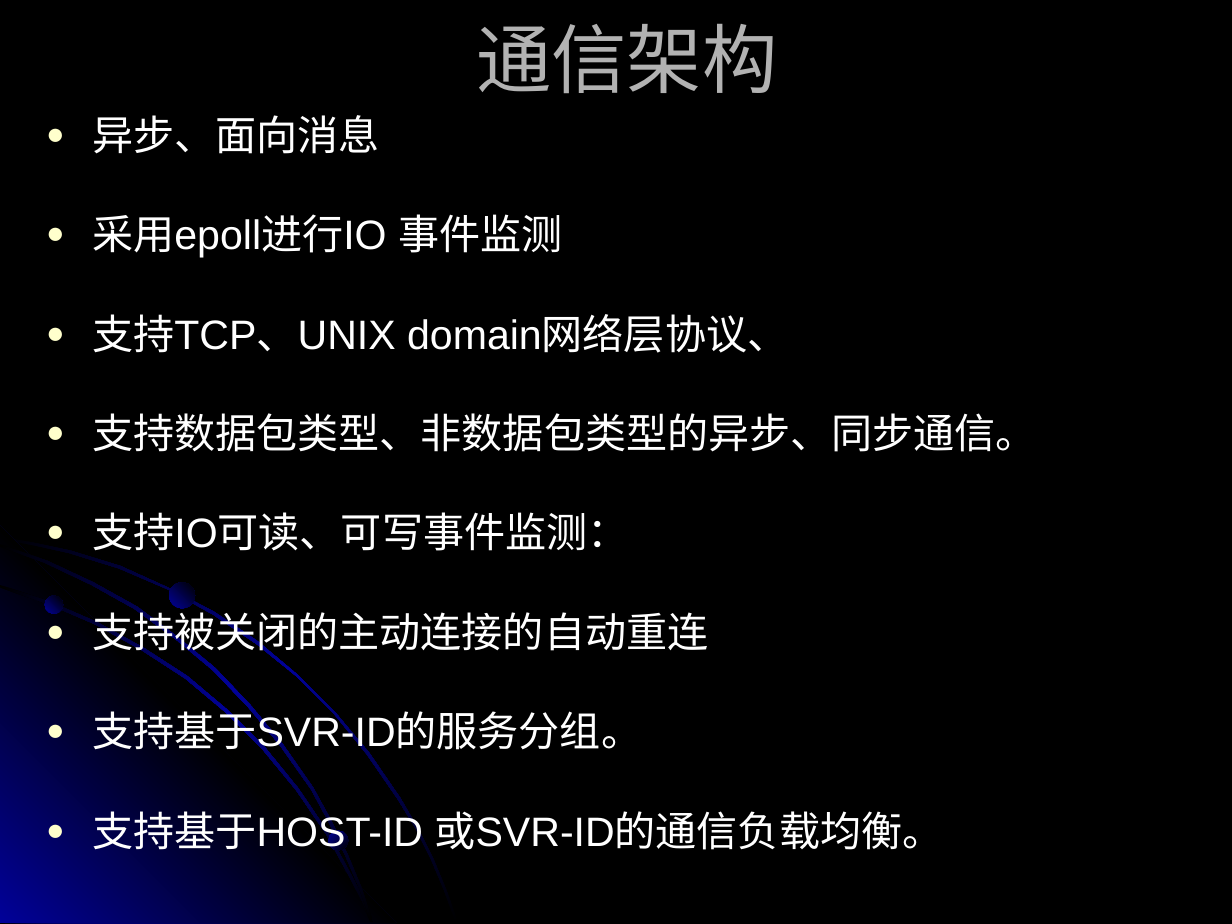
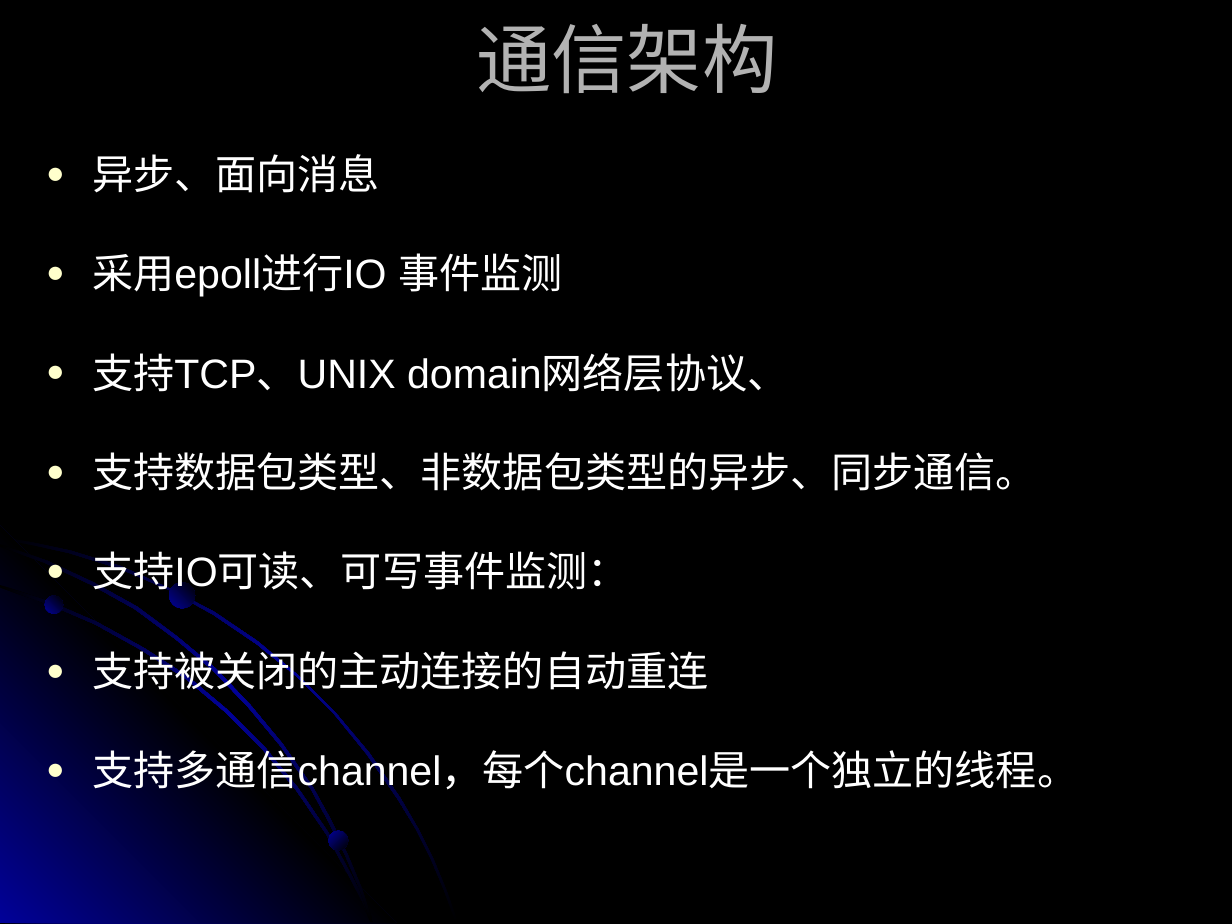
Before and after one commit to suchasplus/cwinux, a slide deck: slide 4 of trunk/cwinux/cwinux/doc/CWINUX introduce.ppt. Drawn at 1232x924 pixels with LibreOffice and Linux fonts; fonts in the diff are those of the drawing. Boxes give left, top, right and bottom in pixels: in the first picture for what was removed or moved away, otherwise in the second. Text is boxed around its words. In the diff, an @@ line names an element or a change of style, - is before the commit and + after.

```diff
--- a/trunk/cwinux/cwinux/doc/CWINUX introduce.ppt
+++ b/trunk/cwinux/cwinux/doc/CWINUX introduce.ppt
@@ text "异步、面向消息": place and size @@
-text "异步、面向消息" at [92,115,1037,856]
+text "异步、面向消息" at [92,154,1078,796]
@@ text at [92,743,1078,796]: text changed @@
-● 支持基于SVR-ID的服务分组。
-● 支持基于HOST-ID 或SVR-ID的通信负载均衡。
+● 支持多通信channel，每个channel是一个独立的线程。
```
Also in this commit, not shown: 13 other slides changed, 1 slide added, 8 slides removed, 1 other file.
